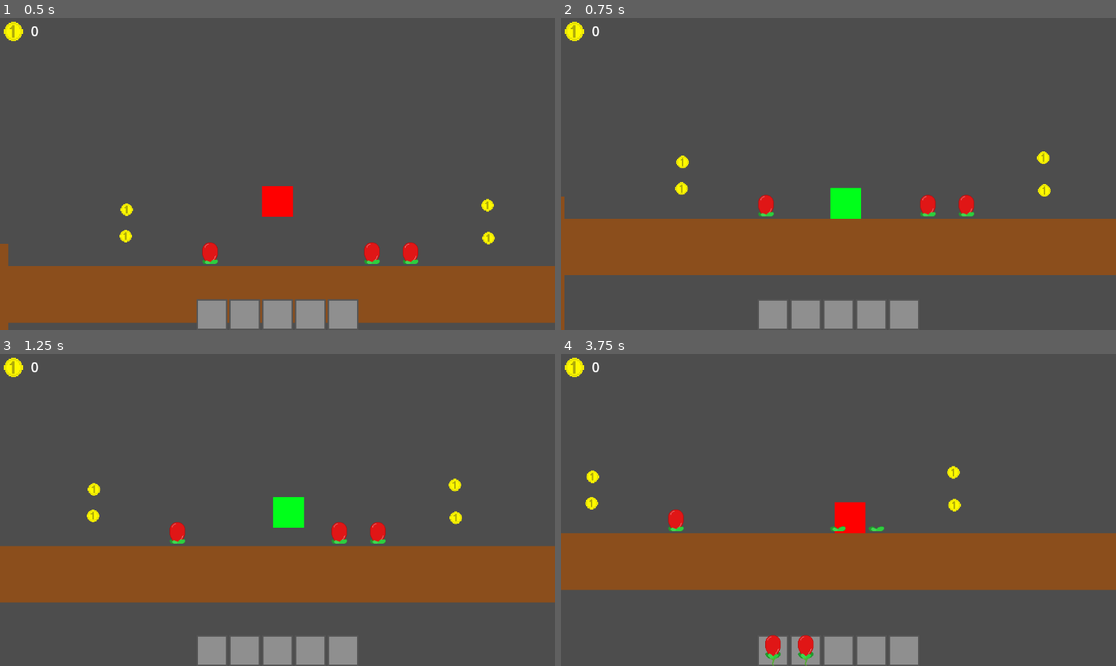
Above: before the commit, frames 1-4 (two rows, left to right).
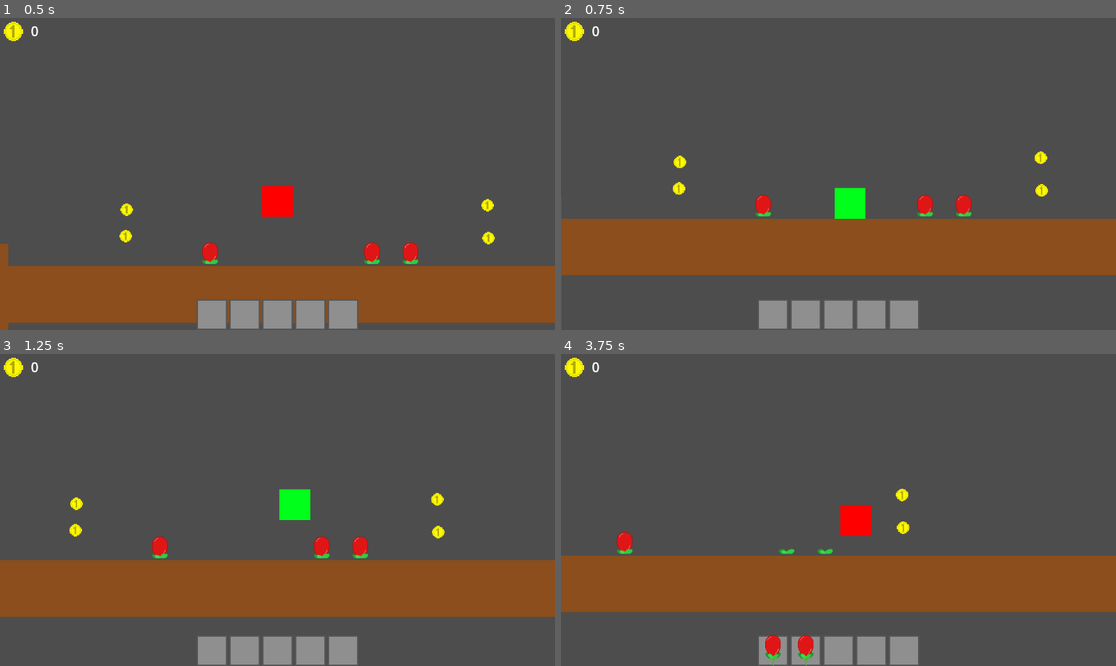
Above: after the commit, the same moments.

Repository: AzureLeaf0/GameJam
Game: Godot game, scene res://scenes/map.tscn
Two runs of this game, one before a commit and one after it. Both use one fixed random seed, a clock stepped at 60 frames per second and the inputs below.
Inputs (mouse positions are in pixels of both pictures, inside the frame that each line leads up to):
- Up to frame 1 (0.5 s): no input
- Up to frame 2 (0.75 s): move the mouse to (960, 158) at 0.52 s; hold Right (move_right) from 0.53 s (still down); right-click (960, 158) at 0.6 s
- Up to frame 3 (1.25 s): keep holding Right (move_right); tap Space (jump) at 0.77 s
- Up to frame 4 (3.75 s): move the mouse to (727, 525) at 1.27 s; right-click (727, 525) at 1.35 s; tap Space (jump) at 1.52, 3.02 s; move the mouse to (894, 441) at 2.02 s; release Right (move_right) at 2.03 s; hold Left (move_left) 2.03-2.78 s; right-click (894, 441) at 2.1 s; move the mouse to (810, 572) at 2.77 s; hold Right (move_right) from 2.78 s (still down); right-click (810, 572) at 2.85 s; move the mouse to (1005, 556) at 3.52 s; right-click (1005, 556) at 3.6 s

Frame 1 is identical in both runs. In frame 2, 0.9% of the frame differs, in the area x 0-89%, y 42-100%; in frame 3, 11%; in frame 4, 15%, in the area x 0-100%, y 35-83%.

Commit message:
hasar alma

Diff:
--- a/gamejam/scenes/player.gd
+++ b/gamejam/scenes/player.gd
@@ -1,7 +1,7 @@
 extends CharacterBody2D
 
-const SPEED = 130.0
-const JUMP_VELOCITY = -300.0
+const SPEED = 200.0
+const JUMP_VELOCITY = -400.0
 var coin = 0
 var Inventory = [null,null,null,null,null]
 var InventoryCapacity = 5
@@ -13,6 +13,7 @@
 var health = max_health
 var can_take_damage = true
 
+var touch_enemy = false
 
 func _physics_process(delta: float) -> void:
 	# Add the gravity.
@@ -49,6 +50,9 @@
 		velocity.x = move_toward(velocity.x, 0, SPEED)
 	move_and_slide()
 
+	if touch_enemy == true:
+		take_damage(1)
+
 func _on_area_2d_area_entered(area: Area2D) -> void:
 	if area.is_in_group("Coin"):
 		coin = coin + 1
@@ -62,7 +66,7 @@
 					area.Watered = false
 					return
 	elif area.is_in_group("Enemy"):
-		take_damage(1)
+		touch_enemy = true
 
 func take_damage(amount):
 	if can_take_damage:
@@ -92,3 +96,9 @@
 
 func _on_timer_damage_cooldown_timeout() -> void:
 	can_take_damage = true
+
+
+
+func _on_area_2d_area_exited(area: Area2D) -> void:
+	if area.is_in_group("Enemy"):
+		touch_enemy = false
--- a/gamejam/scenes/player.tscn
+++ b/gamejam/scenes/player.tscn
@@ -42,5 +42,6 @@
 one_shot = true
 
 [connection signal="area_entered" from="Area2D" to="." method="_on_area_2d_area_entered"]
+[connection signal="area_exited" from="Area2D" to="." method="_on_area_2d_area_exited"]
 [connection signal="timeout" from="Timer" to="." method="_on_timer_timeout"]
 [connection signal="timeout" from="TimerDamageCooldown" to="." method="_on_timer_damage_cooldown_timeout"]
